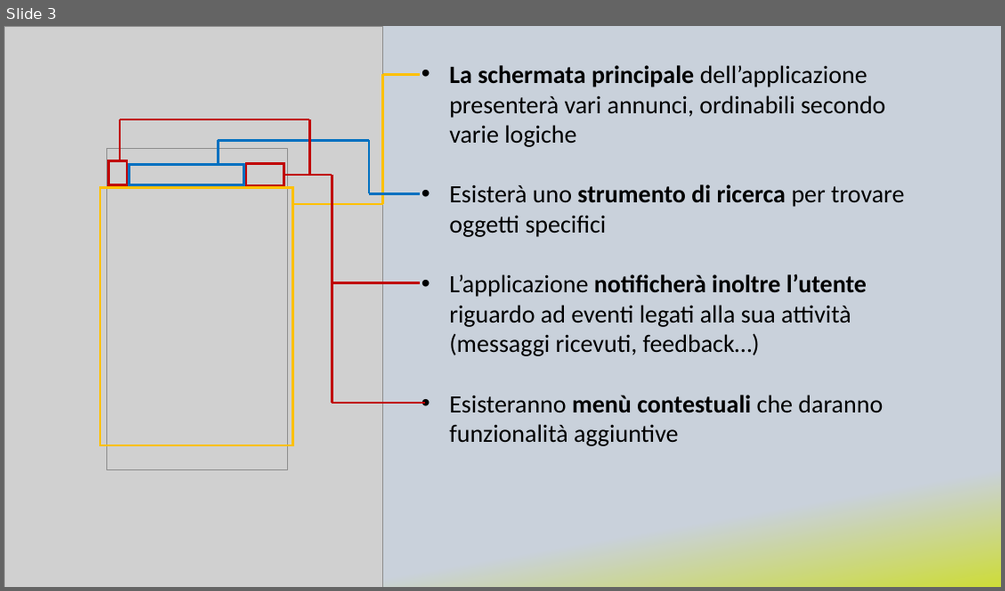
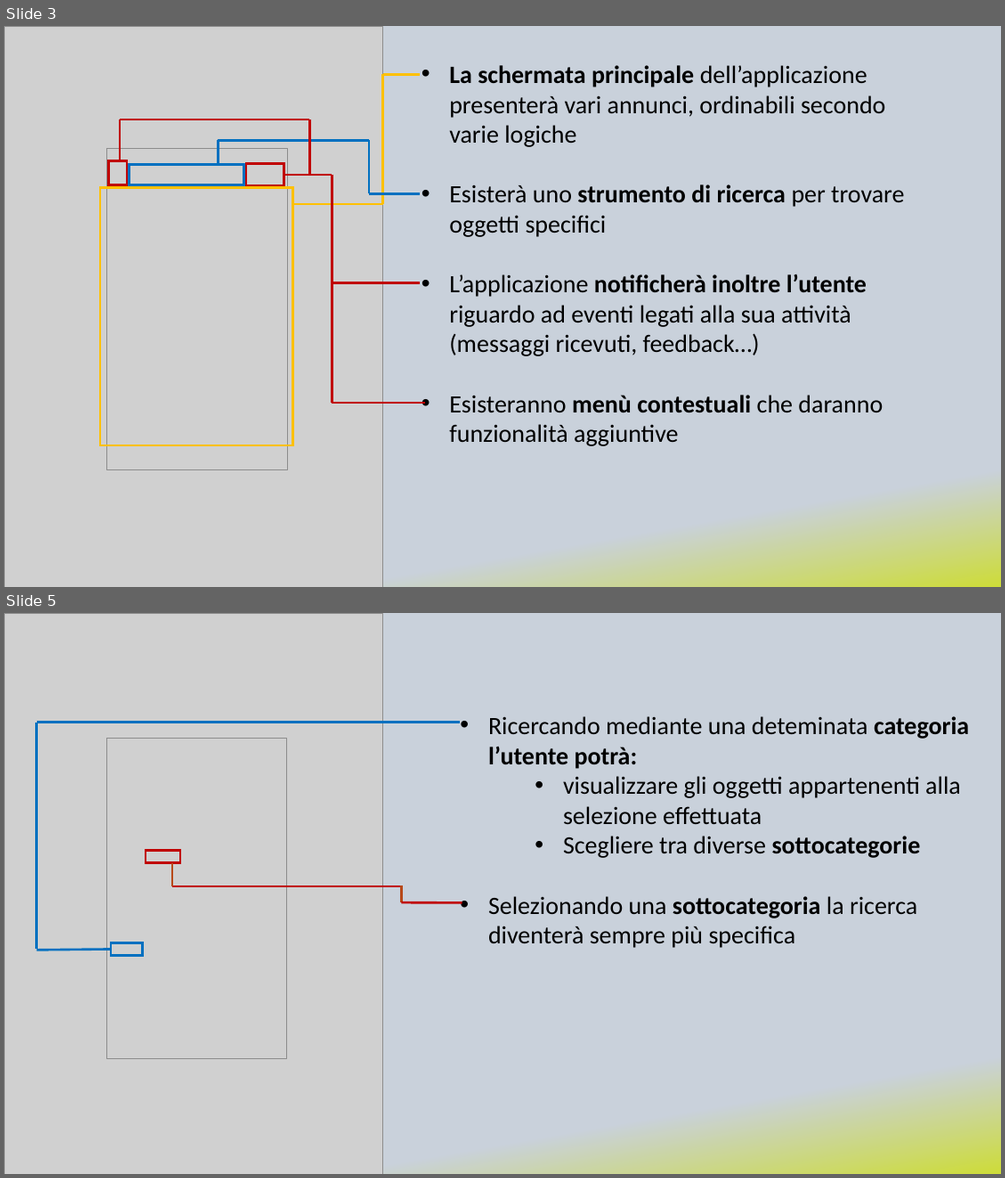
Before and after one commit to Dr-Dd/RentIT, a slide deck: mockup/presentazione - def.pptx. Shown one above the other, each under a label of ours: slide 3 before the commit, slides 3 and 5 after it; the slides between them are not shown. The pictures are 1005x591 and 1005x1178 pixels, drawn with LibreOffice and Linux fonts; fonts in the diff are those of the drawing; grey boxes stand for pictures. Boxes give left, top, right and bottom in pixels: in the first picture for what was removed or moved away, otherwise in the second. Text is boxed around its words. In the diff, an @@ line names an element or a change of style, - is before the commit and + after.

```diff
--- a/mockup/presentazione - def.pptx
+++ b/mockup/presentazione - def.pptx
@@ slide 5 added at [4, 613, 1001, 1174], background gradient #C9D1DB to #CDDC39 @@
@@ picture added at [4, 613, 383, 1174] @@
@@ text added at [488, 716, 969, 948], 24 pt, text #000000 @@
+• Ricercando mediante una deteminata categoria l’utente potrà:
+    • visualizzare gli oggetti appartenenti alla selezione effettuata
+    • Scegliere tra diverse sottocategorie
+• Selezionando una sottocategoria la ricerca diventerà sempre più specifica
@@ line added from (37, 722) to (37, 949), #0070C0 2.25 pt @@
@@ line added from (37, 722) to (461, 722), #0070C0 2.25 pt @@
@@ picture added at [106, 738, 287, 1058] @@
@@ rectangle added at [146, 850, 180, 863], outline #C00000 2.25 pt @@
@@ line added from (172, 863) to (172, 886), #B74919 2.25 pt @@
@@ line added from (401, 886) to (172, 886), #C00000 2.25 pt @@
@@ line added from (401, 885) to (401, 902), #B74919 2.25 pt @@
@@ line added from (462, 902) to (401, 902), #C00000 2.25 pt @@
@@ line added from (37, 949) to (111, 949), #0070C0 2.25 pt @@
@@ rectangle added at [111, 943, 142, 956], outline #0070C0 2.25 pt @@
```
Also in this commit, not shown: 1 slide changed, 1 slide removed.
